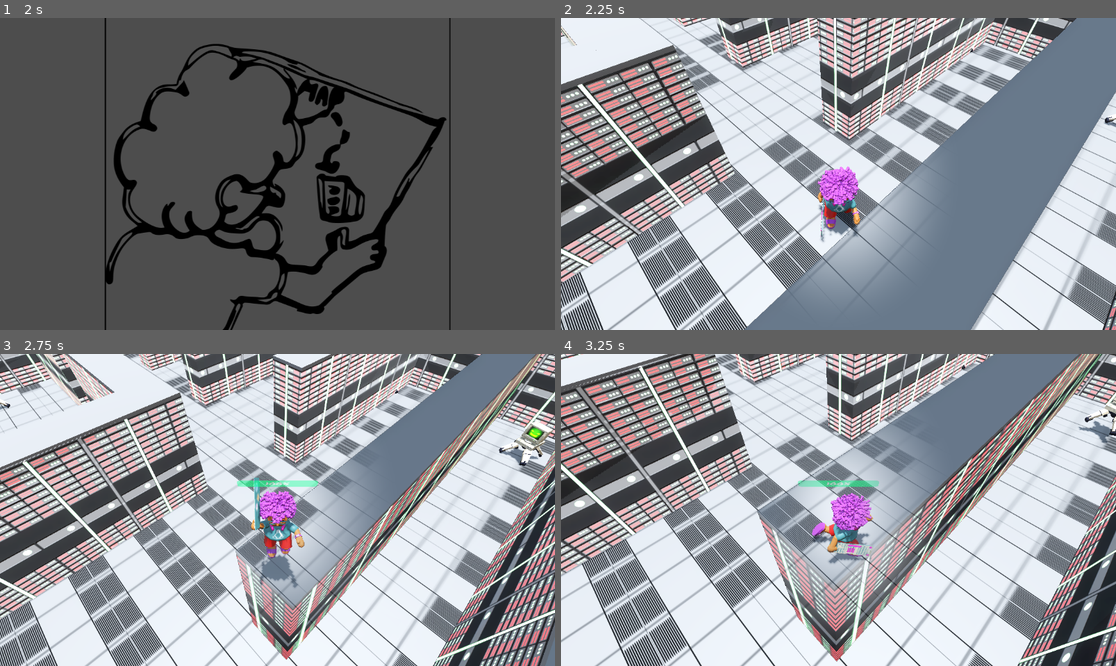
Above: before the commit, frames 1-4 (two rows, left to right).
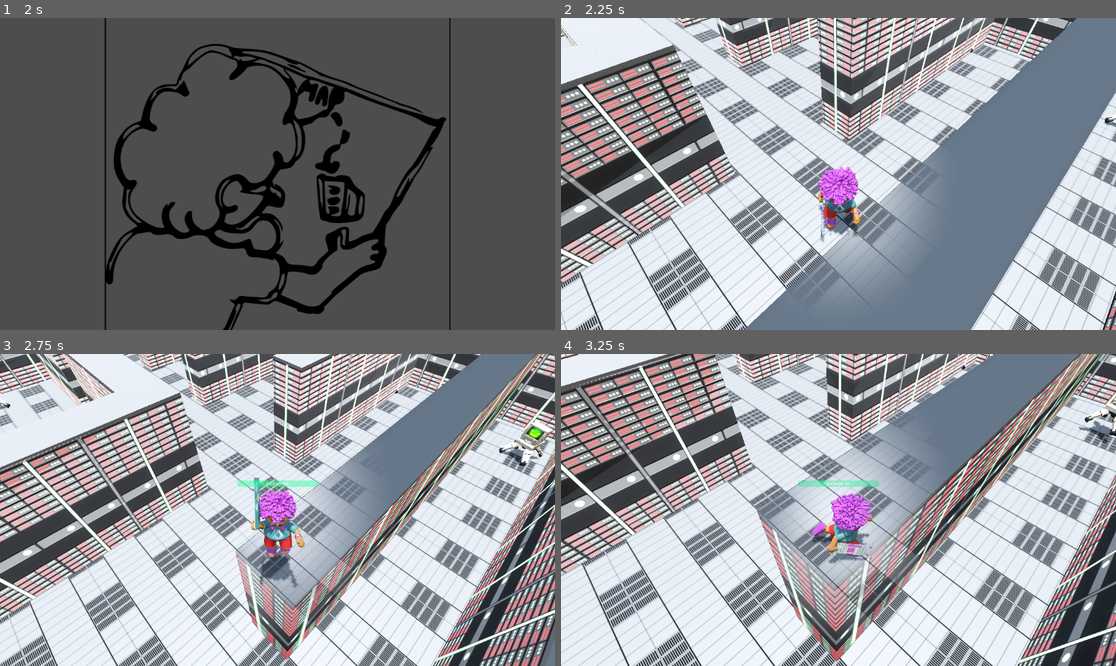
Above: after the commit, the same moments.

Repository: iparosds/Day-of-Fury
Game: Godot game, scene res://scenes/main_menu.tscn
The game is run twice, just before and just after one commit, with the same random seed, the same clock (stepped at 60 frames per second) and the same inputs.
Inputs (mouse positions are in pixels of both pictures, inside the frame that each line leads up to):
- Up to frame 1 (2 s): click "Play" at 0.5 s; tap Enter (ui_accept) at 1.25, 1.52 s; move the mouse to (399, 158) at 1.27 s; press the mouse at (399, 158) at 1.28 s; hold D (right) from 1.28 s (still down)
- Up to frame 2 (2.25 s): tap Enter (ui_accept) at 2 s; move the mouse to (727, 189) at 2.02 s; release D (right) at 2.03 s; release the mouse at (727, 189) at 2.03 s; hold S (backward) from 2.03 s (still down); tap Keypad Enter at 2.1 s
- Up to frame 3 (2.75 s): keep holding S (backward); tap Enter (ui_accept) at 2.27 s
- Up to frame 4 (3.25 s): move the mouse to (894, 441) at 2.77 s; release S (backward) at 2.78 s; hold D (right) from 2.78 s (still down); tap Space at 2.85 s

Frame 1 is identical in both runs. In frame 2, 14% of the frame differs, in the area x 0-100%, y 0-100%; in frame 3, 15%; in frame 4, 17%.

Commit message:
correção textura chão

Diff:
--- a/assets/textures/new_chao.tres
+++ b/assets/textures/new_chao.tres
@@ -15,5 +15,5 @@
 roughness_texture_channel = 1
 normal_enabled = true
 normal_texture = ExtResource("3_1n75e")
-uv1_scale = Vector3(12, 3, 12)
+uv1_scale = Vector3(12, 12, 12)
 uv2_scale = Vector3(4, 4, 4)
--- a/scenes/world3.tscn
+++ b/scenes/world3.tscn
@@ -1,14 +1,16 @@
-[gd_scene load_steps=20 format=3 uid="uid://bh0142p4qd3it"]
+[gd_scene load_steps=23 format=3 uid="uid://bh0142p4qd3it"]
 
 [ext_resource type="Script" uid="uid://0e88no365uj6" path="res://scripts/world/world.gd" id="1_i6go8"]
 [ext_resource type="Script" uid="uid://bknnd4kfmq2d5" path="res://scripts/world/game_over.gd" id="2_fhnld"]
 [ext_resource type="PackedScene" uid="uid://5qiutcfa6bb8" path="res://scenes/player/player.tscn" id="3_dw3vx"]
 [ext_resource type="PackedScene" uid="uid://bnsbq016sfu1d" path="res://scenes/player/camera_rig.tscn" id="4_n43de"]
 [ext_resource type="PackedScene" uid="uid://dmwo4fku7gxfi" path="res://scenes/enemies/spider.tscn" id="5_dv4af"]
-[ext_resource type="Material" uid="uid://bsnyh13bc7t6a" path="res://assets/textures/new_chao.tres" id="6_dw3vx"]
+[ext_resource type="Texture2D" uid="uid://b8p5bge8egibr" path="res://assets/models/chão_floor_diff.png" id="6_dv4af"]
 [ext_resource type="Material" uid="uid://5i2i4naclale" path="res://assets/textures/new_parede.tres" id="7_n43de"]
 [ext_resource type="Material" uid="uid://cwjli7ix2o4yc" path="res://materials/wall_material.tres" id="7_rt81f"]
+[ext_resource type="Texture2D" uid="uid://cf5w7w60ah2oa" path="res://assets/models/chão_floor_rough.png" id="7_ysav7"]
 [ext_resource type="Script" uid="uid://db8gnroasgryu" path="res://scripts/world/auto_hider.gd" id="8_oid5c"]
+[ext_resource type="Texture2D" uid="uid://bgvhp1kfv68pv" path="res://assets/models/chão_floor_normal.png" id="8_rt81f"]
 [ext_resource type="Script" uid="uid://c6yxo4c3q7dwc" path="res://scripts/world/hud.gd" id="9_ugwxf"]
 [ext_resource type="PackedScene" uid="uid://b2xaubntr87w6" path="res://assets/models/porta.glb" id="10_dv4af"]
 
@@ -46,6 +48,20 @@
 vertices = PackedVector3Array(4.4278865, 4, 19.5, 4.4278865, 4, 19, -4.3221135, 4, 19, -4.5721135, 4, 19.5, -4.5721135, …(389 unchanged characters)…
 polygons = [PackedInt32Array(1, 0, 2), PackedInt32Array(2, 0, 3), PackedInt32Array(5, 2, 4), PackedInt32Array(4, 2, 3), …(408 unchanged characters)…
 
+[sub_resource type="StandardMaterial3D" id="StandardMaterial3D_oid5c"]
+resource_name = "Chão"
+cull_mode = 2
+albedo_texture = ExtResource("6_dv4af")
+metallic = 0.5
+metallic_texture = ExtResource("7_ysav7")
+metallic_texture_channel = 2
+roughness_texture = ExtResource("7_ysav7")
+roughness_texture_channel = 1
+normal_enabled = true
+normal_texture = ExtResource("8_rt81f")
+uv1_scale = Vector3(12, 3, 12)
+uv2_scale = Vector3(4, 4, 4)
+
 [sub_resource type="BoxShape3D" id="BoxShape3D_ysav7"]
 size = Vector3(1, 1, 1.2922363)
 
@@ -97,7 +113,7 @@
 [node name="map" type="Node3D" parent="NavigationRegion3D"]
 
 [node name="floor" type="CSGBox3D" parent="NavigationRegion3D/map"]
-material_override = ExtResource("6_dw3vx")
+material_override = SubResource("StandardMaterial3D_oid5c")
 use_collision = true
 size = Vector3(10, 1, 40)
 
